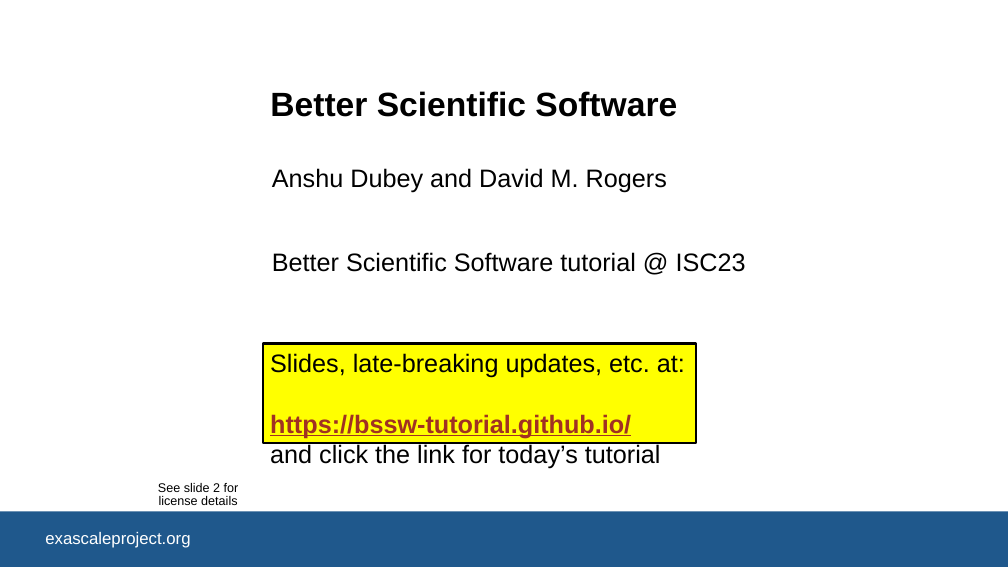
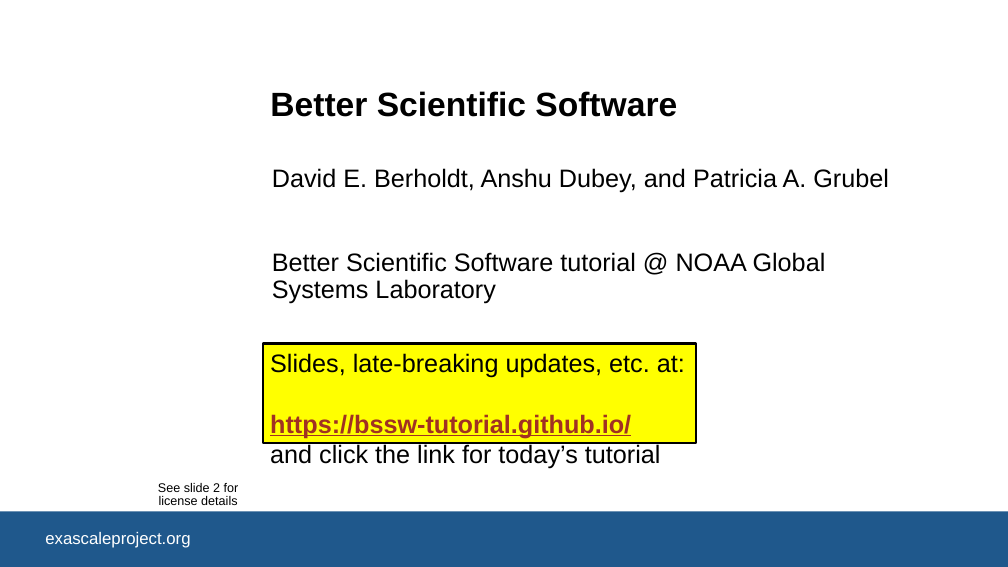
Before and after one commit to bssw-tutorial/presentations, a slide deck: slide 1 of intro-a.pptx. Drawn at 1008x567 pixels with LibreOffice and Linux fonts; fonts in the diff are those of the drawing; background and template pictures are left out. Boxes give left, top, right and bottom in pixels: in the first picture for what was removed or moved away, otherwise in the second. Text is boxed around its words. In the diff, an @@ line names an element or a change of style, - is before the commit and + after.

Commit message:
Final presentations for NOAA

```diff
--- a/intro-a.pptx
+++ b/intro-a.pptx
@@ subtitle at (272, 168, 889, 304): text changed @@
-Anshu Dubey and David M. Rogers
-Better Scientific Software tutorial @ ISC23
+David E. Berholdt, Anshu Dubey, and Patricia A. Grubel
+Better Scientific Software tutorial @ NOAA Global Systems Laboratory
```
Also in this commit, not shown: 4 other slides changed, 1 slide added, 7 other files.
